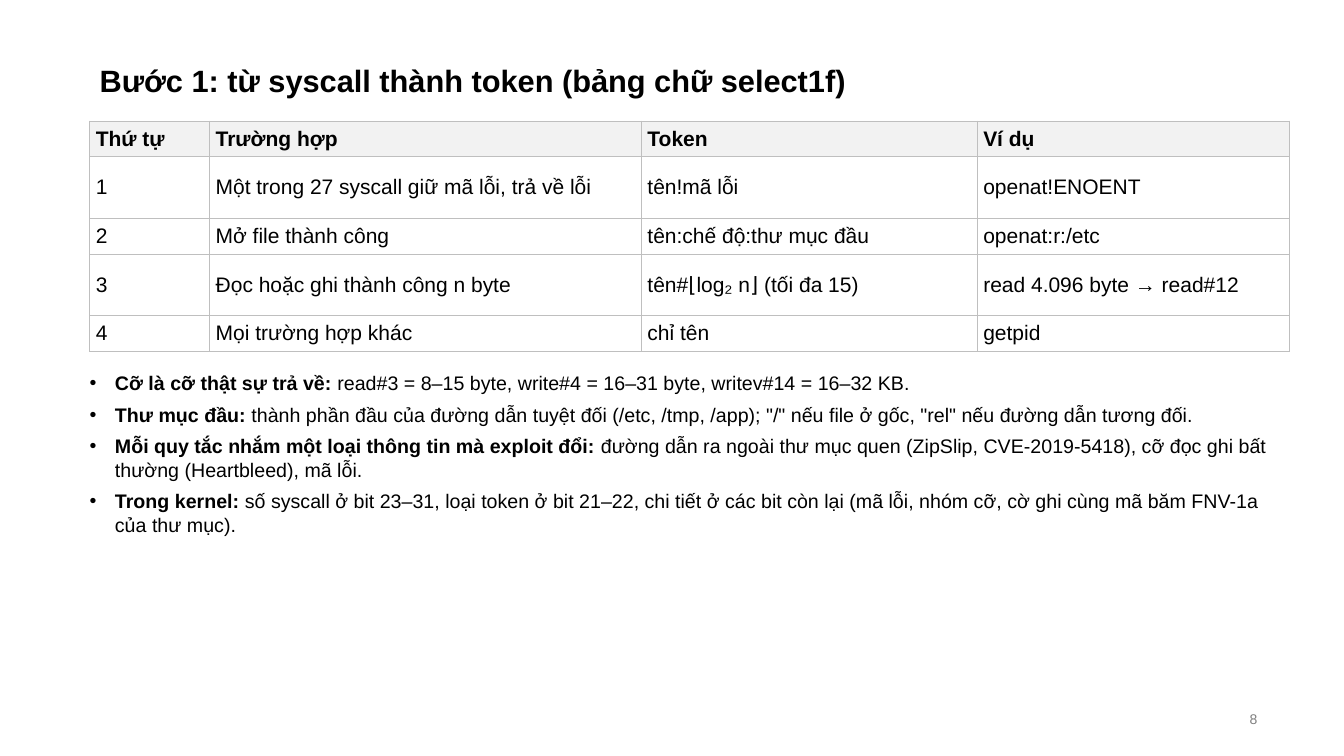
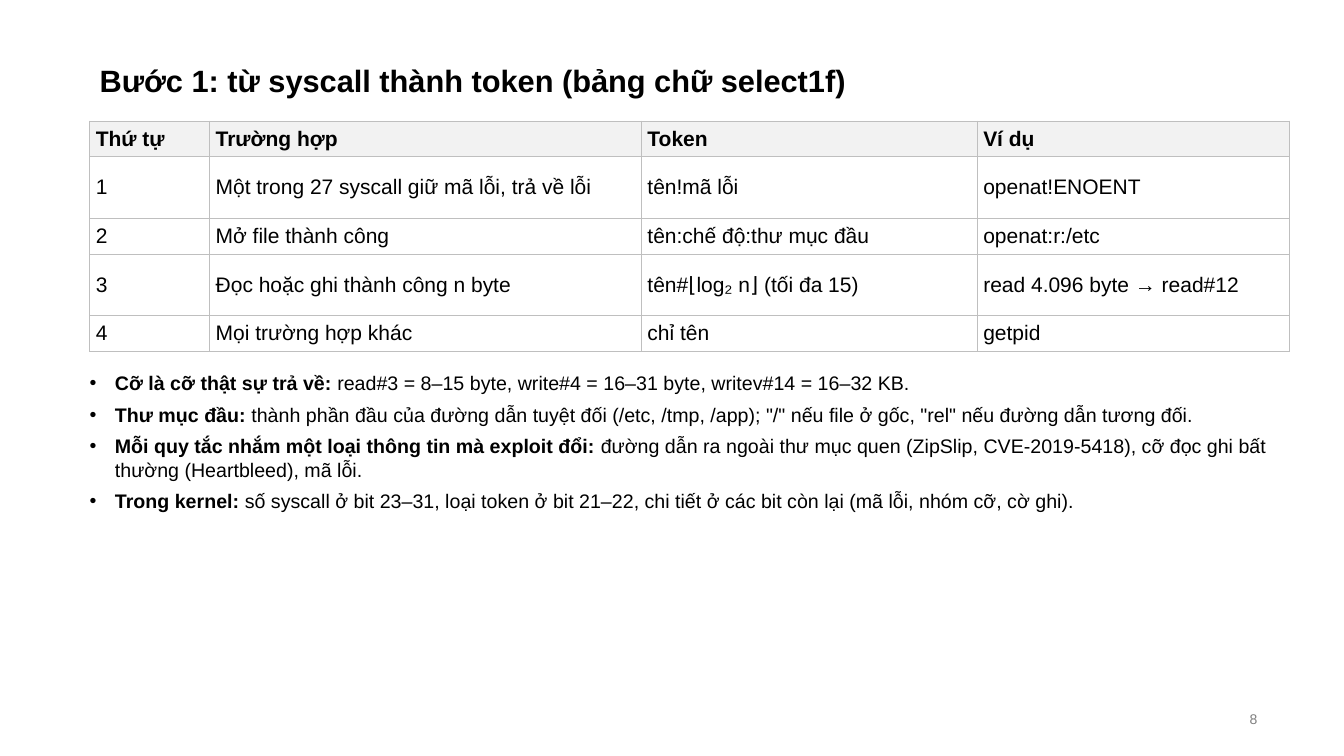
Before and after one commit to tndat-dev/eBPF-project, a slide deck: slide 8 of docs/Slide-runtime_security(13_11).pptx. Drawn at 1344x756 pixels with LibreOffice and Linux fonts; fonts in the diff are those of the drawing. Boxes give left, top, right and bottom in pixels: in the first picture for what was removed or moved away, otherwise in the second. Text is boxed around its words. In the diff, an @@ line names an element or a change of style, - is before the commit and + after.

```diff
--- a/docs/Slide-runtime_security(13_11).pptx
+++ b/docs/Slide-runtime_security(13_11).pptx
@@ text at (115,493,1073,512): text changed @@
-• Trong kernel: số syscall ở bit 23–31, loại token ở bit 21–22, chi tiết ở các bit còn lại (mã lỗi, nhóm cỡ, cờ ghi cùng mã băm FNV-1a của thư mục).
+• Trong kernel: số syscall ở bit 23–31, loại token ở bit 21–22, chi tiết ở các bit còn lại (mã lỗi, nhóm cỡ, cờ ghi).
```
Also in this commit, not shown: 6 other slides changed, 2 slides removed, 7 other files.
